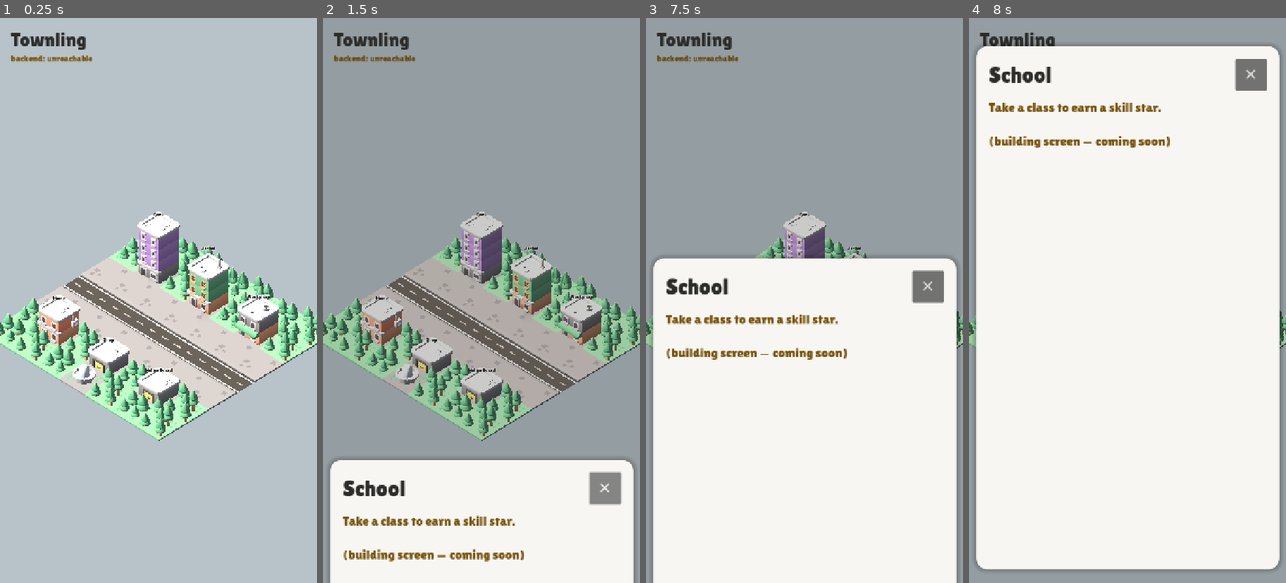
Above: before the commit, frames 1-4 (left to right).
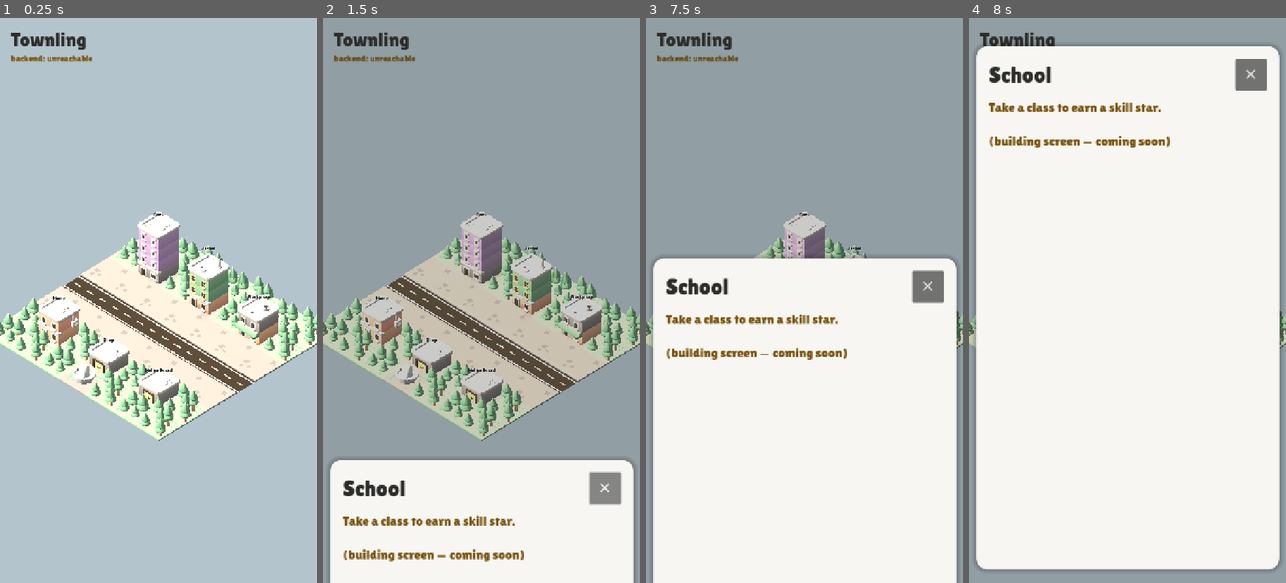
Above: after the commit, the same moments.

Repository: ayeshaverdan/townling
Game: Godot game, scene res://scenes/diorama.tscn
The game is run twice, just before and just after one commit, with the same random seed, the same clock (stepped at 60 frames per second) and the same inputs.
Inputs (mouse positions are in pixels of both pictures, inside the frame that each line leads up to):
- Up to frame 1 (0.25 s): no input
- Up to frame 2 (1.5 s): tap Enter at 0.5 s; move the mouse to (551, 272) at 0.52 s; click (551, 272) at 0.67 s; click "✕" at 1.25 s
- Up to frame 3 (7.5 s): tap Space at 2, 3.5, 5 s; move the mouse to (741, 328) at 2.02 s; click (741, 328) at 2.17 s; tap Enter at 2.75, 4.25 s; move the mouse to (836, 176) at 2.77 s; click (836, 176) at 2.92 s; move the mouse to (788, 413) at 3.52 s; click (788, 413) at 3.67 s; move the mouse to (899, 385) at 4.27 s; click (899, 385) at 4.42 s; move the mouse to (709, 215) at 5.02 s; click (709, 215) at 5.17 s; move the mouse to (820, 300) at 5.77 s; click (820, 300) at 5.92 s; move the mouse to (756, 159) at 6.52 s; click (756, 159) at 6.67 s; move the mouse to (874, 272) at 7.27 s; click (874, 272) at 7.42 s
- Up to frame 4 (8 s): no input

The runs differ from the first frame. In frame 1, 19% of the frame differs, in the area x 0-100%, y 35-75%; in frame 2, 9.6%; in frame 3, 0.6%; in frame 4, 0.1%.

Commit message:
Match the warm cosy pastel reference (Gemini target)
Recolour the shared colormap to hit the reference look: soft pastel building
walls (hue preserved, halved saturation, lifted value) AND warm-tinted
neutrals so the grey roofs/pavement/asphalt become cream/tan/brown by
lightness. Warm the lighting to match — golden key light, warm ambient fill,
soft muted blue-grey sky.

Result: warm brown roads, tan sidewalks, cream roofs, pastel buildings —
the cosy mood from the reference image.

Co-Authored-By: Claude Opus 4.8 <noreply@anthropic.com>

Diff:
--- a/game/scripts/diorama.gd
+++ b/game/scripts/diorama.gd
@@ -100,18 +100,18 @@
 # --- Scene construction ----------------------------------------------------
 
 func _setup_light() -> void:
-	# Cosy afternoon: a warm key light with defined soft shadows, and a gentle
-	# (not flat) ambient fill so the colours stay rich, on a muted background.
+	# Cosy warm afternoon, matching the reference: golden key light, soft
+	# shadows, a warm ambient fill so pastels stay soft, muted blue-grey sky.
 	sun.rotation = Vector3(deg_to_rad(-50.0), deg_to_rad(-55.0), 0.0)
-	sun.light_energy = 1.05
-	sun.light_color = Color(1.0, 0.92, 0.78)
+	sun.light_energy = 1.0
+	sun.light_color = Color(1.0, 0.9, 0.74)
 	sun.shadow_enabled = true
 	sun.shadow_blur = 1.2
 
 	var env := ($WorldEnvironment as WorldEnvironment).environment
-	env.background_color = Color("b7c3c9")        # muted blue-grey, not bright sky
-	env.ambient_light_color = Color(0.96, 0.93, 0.88)
-	env.ambient_light_energy = 0.35               # lower fill -> more depth/cosier
+	env.background_color = Color("b3c4cc")        # soft muted blue-grey
+	env.ambient_light_color = Color(1.0, 0.95, 0.86)  # warm fill
+	env.ambient_light_energy = 0.45
 
 
 func _build_town() -> void:
Binary file changed: game/assets/kenney/Textures/colormap.png
